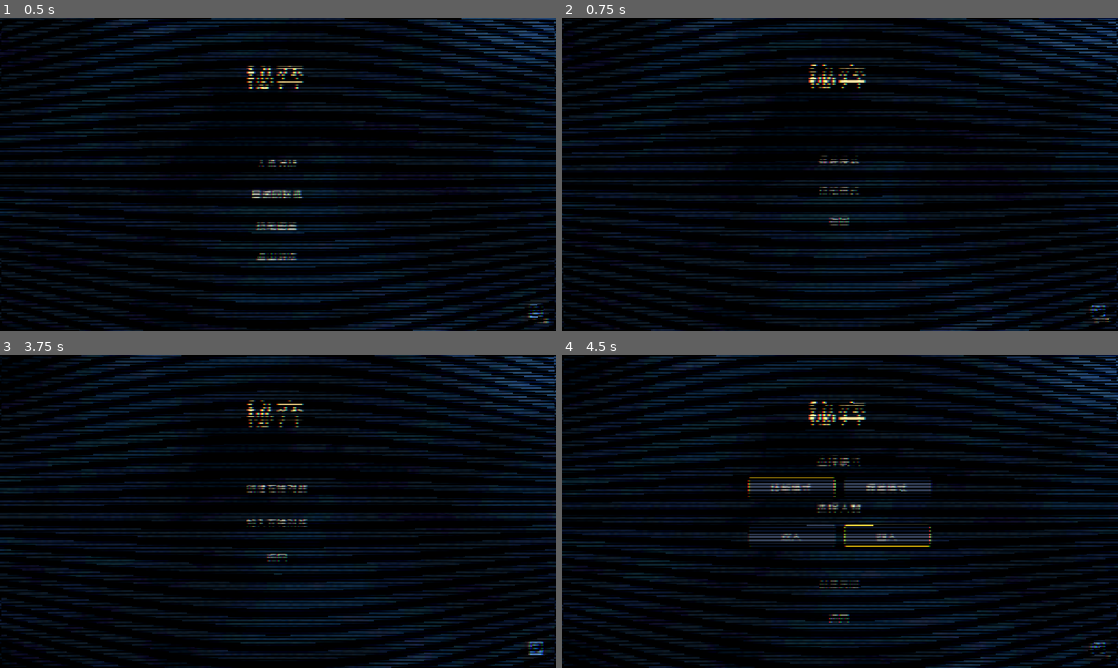
Above: before the commit, frames 1-4 (two rows, left to right).
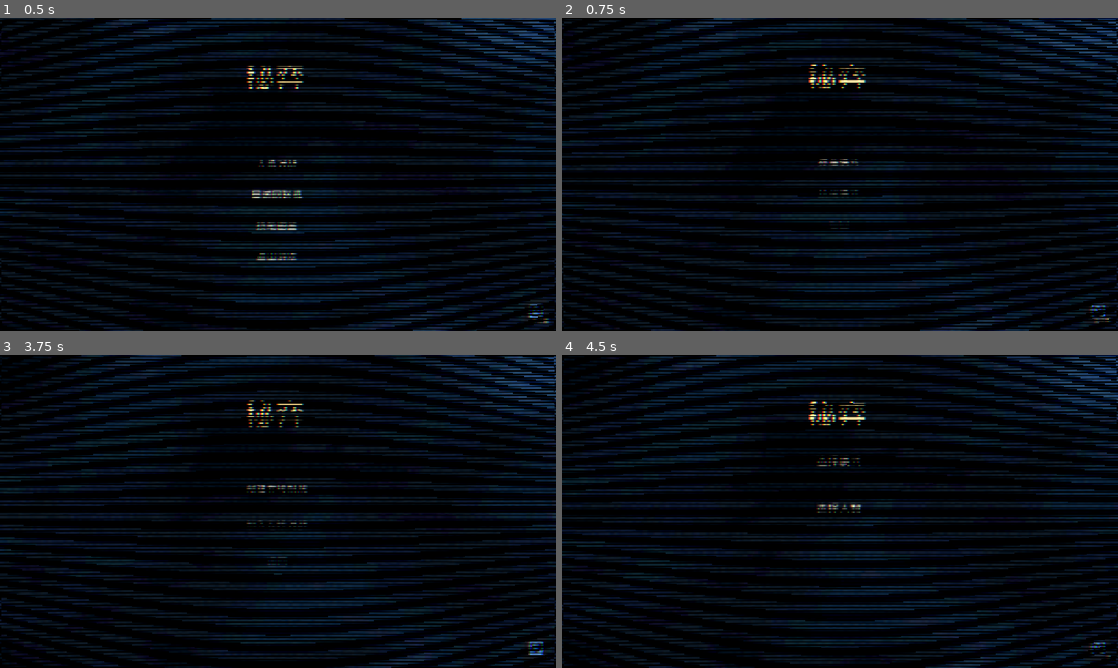
Above: after the commit, the same moments.

Repository: Lurongshika/ChessGame
Game: Godot game, scene res://scenes/main.tscn
The game is run twice, just before and just after one commit, with the same random seed, the same clock (stepped at 60 frames per second) and the same inputs.
Inputs (mouse positions are in pixels of both pictures, inside the frame that each line leads up to):
- Up to frame 1 (0.5 s): no input
- Up to frame 2 (0.75 s): click "人机对战" at 0.5 s
- Up to frame 3 (3.75 s): click (539, 649) at 1.27 s; click (300, 558) at 2.02 s; type "12" at 2.1 s; click "保存" at 2.75 s; click "局域网联机" at 3.5 s
- Up to frame 4 (4.5 s): click "创建在线对战" at 4.25 s

Frame 1 is identical in both runs. In frame 2, 0.2% of the frame differs, in the area x 46-54%, y 44-68%; in frame 3, 0.3%; in frame 4, 2.2%, in the area x 33-67%, y 39-86%.

Commit message:
修复选项层无动画+图鉴列表堆叠

Diff:
--- a/global.gd
+++ b/global.gd
@@ -65,12 +65,19 @@
 		if b.modulate.a <= 0.01:
 			continue
 		b.modulate.a = 0.0
-		var orig_pos: Vector2 = b.position
-		b.position = orig_pos + Vector2(0, 16)
 		var tw := root.create_tween()
 		tw.tween_interval(i * 0.06)
 		tw.tween_property(b, "modulate:a", 1.0, 0.3).set_trans(Tween.TRANS_QUAD).set_ease(Tween.EASE_OUT)
-		tw.parallel().tween_property(b, "position", orig_pos, 0.3).set_trans(Tween.TRANS_QUAD).set_ease(Tween.EASE_OUT)
+		# 容器内按钮(由容器布局)只淡入,不动位置;自由定位按钮淡入+上浮
+		if not _in_container(b):
+			var orig_pos: Vector2 = b.position
+			b.position = orig_pos + Vector2(0, 16)
+			tw.parallel().tween_property(b, "position", orig_pos, 0.3).set_trans(Tween.TRANS_QUAD).set_ease(Tween.EASE_OUT)
+
+
+static func _in_container(b: Control) -> bool:
+	var parent := b.get_parent()
+	return parent is VBoxContainer or parent is HBoxContainer or parent is GridContainer
 
 
 static func _collect_buttons(node: Node, out: Array) -> void:
--- a/scripts/main_menu.gd
+++ b/scripts/main_menu.gd
@@ -123,6 +123,7 @@
 	opt_root.add_child(p4_btn)
 	net_players_btns.append(p4_btn)
 	_refresh_net_players_highlight()
+	_animate_opt_extra_buttons([skill_btn, std_btn, p2_btn, p4_btn])
 	_add_option_button("创建房间", Vector2(540, 500), func():
 		Global.port = Global.port
 		Global.game_mode = "four" if net_players == 4 else "pvp"
@@ -155,6 +156,7 @@
 	port_edit.add_theme_font_override("font", _font())
 	port_edit.add_theme_font_size_override("font_size", 17)
 	opt_root.add_child(port_edit)
+	_animate_opt_extra_buttons([])
 	_add_option_button("加入房间", Vector2(540, 360), func():
 		Global.port = _parse_port(port_edit.text)
 		Global.net_role = "client"
@@ -231,6 +233,35 @@
 	var b := _button(text, pos)
 	b.pressed.connect(cb)
 	opt_root.add_child(b)
+	_animate_option_button(b)
+
+
+# 选项层按钮动画:淡入 + 上浮(依次出现)
+func _animate_option_button(b: Button) -> void:
+	var idx := 0
+	for child in opt_root.get_children():
+		if child is Button:
+			idx += 1
+	b.modulate.a = 0.0
+	var orig_pos: Vector2 = b.position
+	b.position = orig_pos + Vector2(0, 14)
+	var tw := create_tween()
+	tw.tween_interval((idx - 1) * 0.06)
+	tw.tween_property(b, "modulate:a", 1.0, 0.28).set_trans(Tween.TRANS_QUAD).set_ease(Tween.EASE_OUT)
+	tw.parallel().tween_property(b, "position", orig_pos, 0.28).set_trans(Tween.TRANS_QUAD).set_ease(Tween.EASE_OUT)
+
+
+# 给创建/加入界面的直接按钮补动画(模式/人数/输入框等)
+func _animate_opt_extra_buttons(btns: Array) -> void:
+	for b in btns:
+		_animate_option_button(b)
+	# 输入框淡入
+	for child in opt_root.get_children():
+		if child is LineEdit:
+			child.modulate.a = 0.0
+			var tw := create_tween()
+			tw.tween_interval(0.1)
+			tw.tween_property(child, "modulate:a", 1.0, 0.3).set_trans(Tween.TRANS_QUAD).set_ease(Tween.EASE_OUT)
 
 
 func _close_options() -> void:
